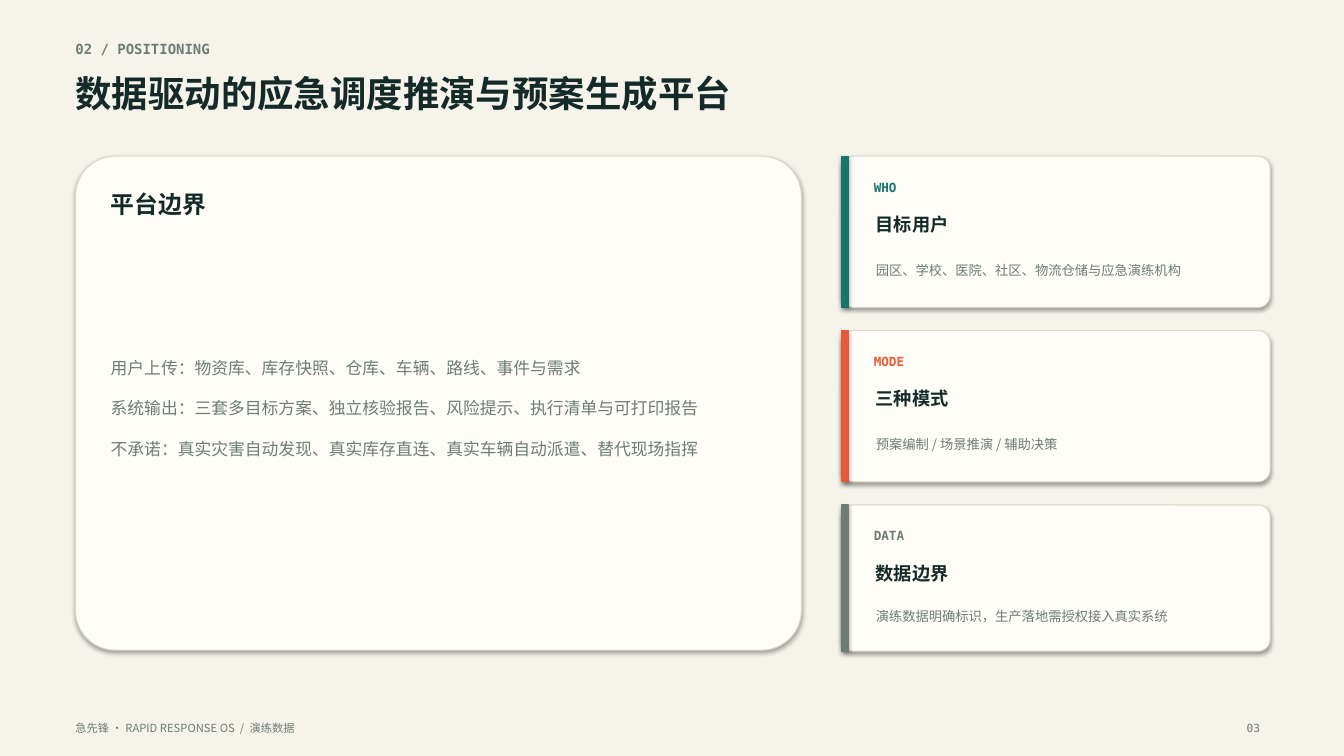
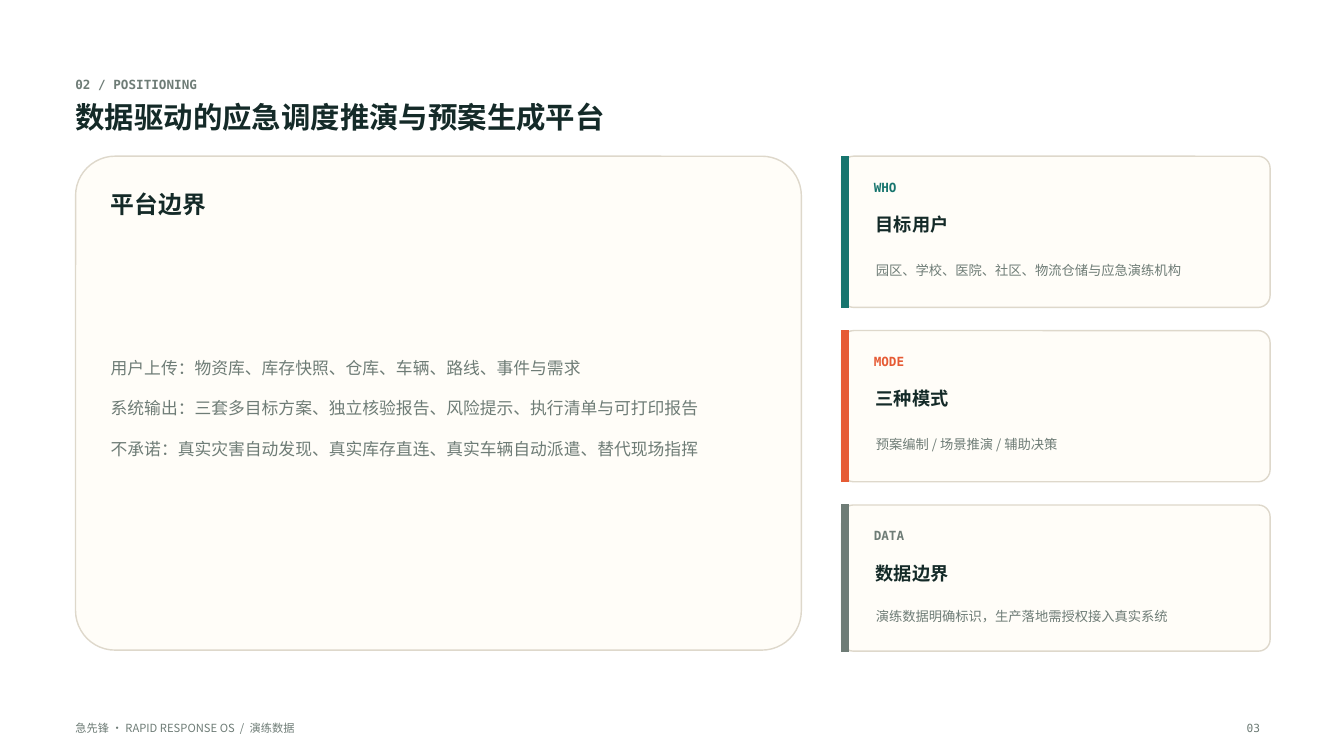
Before and after one commit to Jtyang123/jixianfeng, a slide deck: slide 3 of docs/急先锋_项目讲解PPT.pptx. Drawn at 1344x756 pixels with LibreOffice and Linux fonts; fonts in the diff are those of the drawing; background and template pictures are left out. Boxes give left, top, right and bottom in pixels: in the first picture for what was removed or moved away, otherwise in the second. Text is boxed around its words. In the diff, an @@ line names an element or a change of style, - is before the commit and + after.

```diff
--- a/docs/急先锋_项目讲解PPT.pptx
+++ b/docs/急先锋_项目讲解PPT.pptx
@@ rectangle removed at [0, 0, 1344, 756] @@
@@ text "02 / POSITIONING": place and size @@
-text "02 / POSITIONING" at [75, 43, 209, 54]
+text "02 / POSITIONING" at [75, 79, 197, 89]
@@ text "02 / POSITIONING" at [75, 79, 197, 89]: size 10 to 9 pt @@
@@ text "数据驱动的应急调度推演与预案生成平台": place and size @@
-text "数据驱动的应急调度推演与预案生成平台" at [75, 75, 730, 111]
+text "数据驱动的应急调度推演与预案生成平台" at [75, 102, 604, 131]
@@ text "数据驱动的应急调度推演与预案生成平台" at [75, 102, 604, 131]: size 26 to 21 pt @@
@@ rectangle at [842, 156, 849, 308]: outline #17756E 0.75 pt to #17756E 1 pt; shadow off @@
@@ rectangle at [842, 331, 849, 482]: outline #E65B35 0.75 pt to #E65B35 1 pt; shadow off @@
@@ outline #DED8CB 0.75 pt to #DED8CB 1 pt; shadow off in 4 elements at [76, 156, 802, 650], [842, 156, 1270, 308], [842, 331, 1270, 482], [842, 505, 1270, 651] @@
@@ rectangle at [842, 505, 849, 651]: outline #6E7C76 0.75 pt to #6E7C76 1 pt; shadow off @@
```
Also in this commit, not shown: 13 other slides changed, 1 slide added, 1 slide removed, 40 other files.
